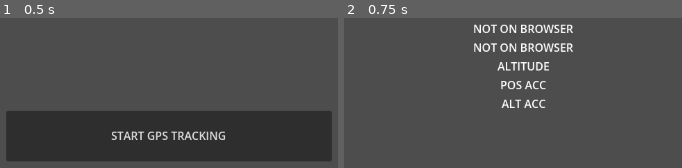
Above: before the commit, frames 1-2 (left to right).
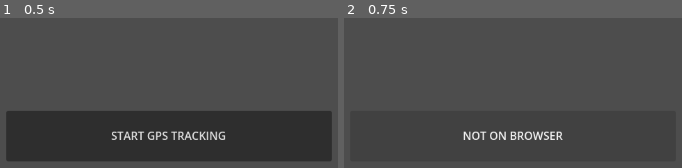
Above: after the commit, the same moments.

Repository: thmsdmp-lgtm/TIPNav-Prototype
Game: Godot game, scene res://scenes/main.tscn
The game is run twice, just before and just after one commit, with the same random seed, the same clock (stepped at 60 frames per second) and the same inputs.
Inputs:
- Up to frame 1 (0.5 s): no input
- Up to frame 2 (0.75 s): click "START GPS TRACKING" at 0.5 s

Frame 1 is identical in both runs. In frame 2, 4.2% of the frame differs, in the area x 35-68%, y 4-82%.

Commit message:
updated logic

Diff:
--- a/scripts/gps_manager.gd
+++ b/scripts/gps_manager.gd
@@ -96,9 +96,6 @@
 		latLabel.text = "ERROR: Location request timed out."
 
 func _on_start_button_pressed() -> void:
-	startButton.visible = false
-	labelContainer.visible = true
-
 	if OS.has_feature("web"):
 		var result = await check_gps_access()
 		var gps_access = result[0]
@@ -108,6 +105,9 @@
 			if err_code == 1:
 				startButton.text = "TURN ON GPS ACCESS"
 			return
+
+		startButton.visible = false
+		labelContainer.visible = true
 
 		_success_callback_ref = JavaScriptBridge.create_callback(_on_gps_success)
 		_error_callback_ref = JavaScriptBridge.create_callback(_on_gps_error)
@@ -122,6 +122,5 @@
 		# Fire once immediately
 		request_gps_location()
 	else:
-		latLabel.text = "NOT ON BROWSER"
-		longLabel.text = "NOT ON BROWSER"
+		startButton.text = "NOT ON BROWSER"
 		print("GPS retrieval via JavaScriptBridge is only supported on Web builds.")
